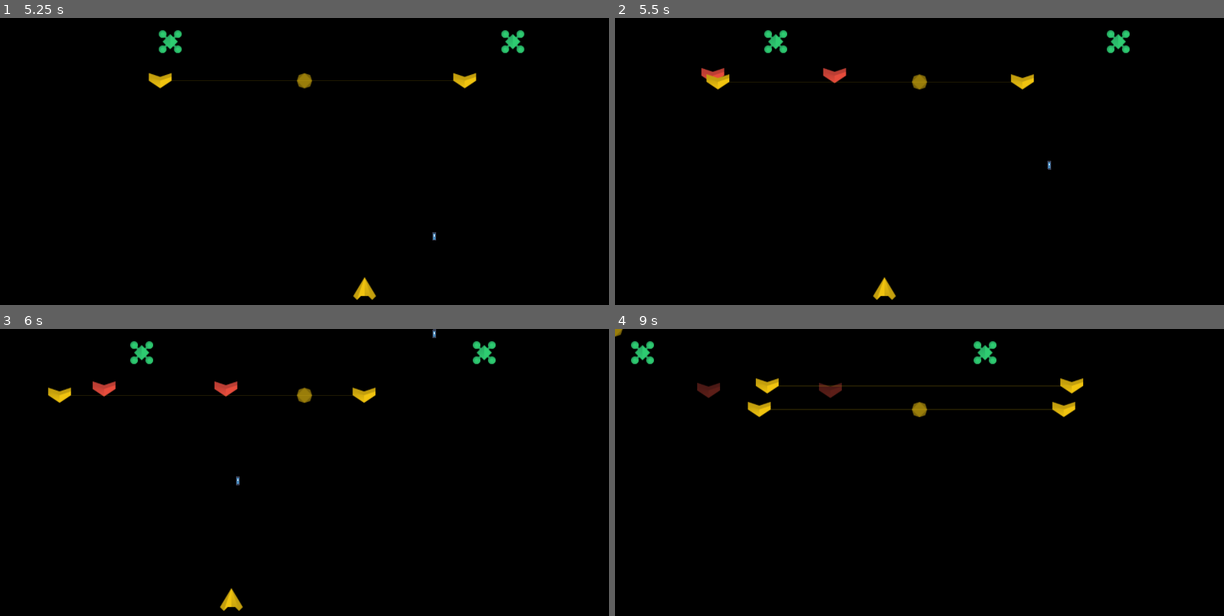
Above: before the commit, frames 1-4 (two rows, left to right).
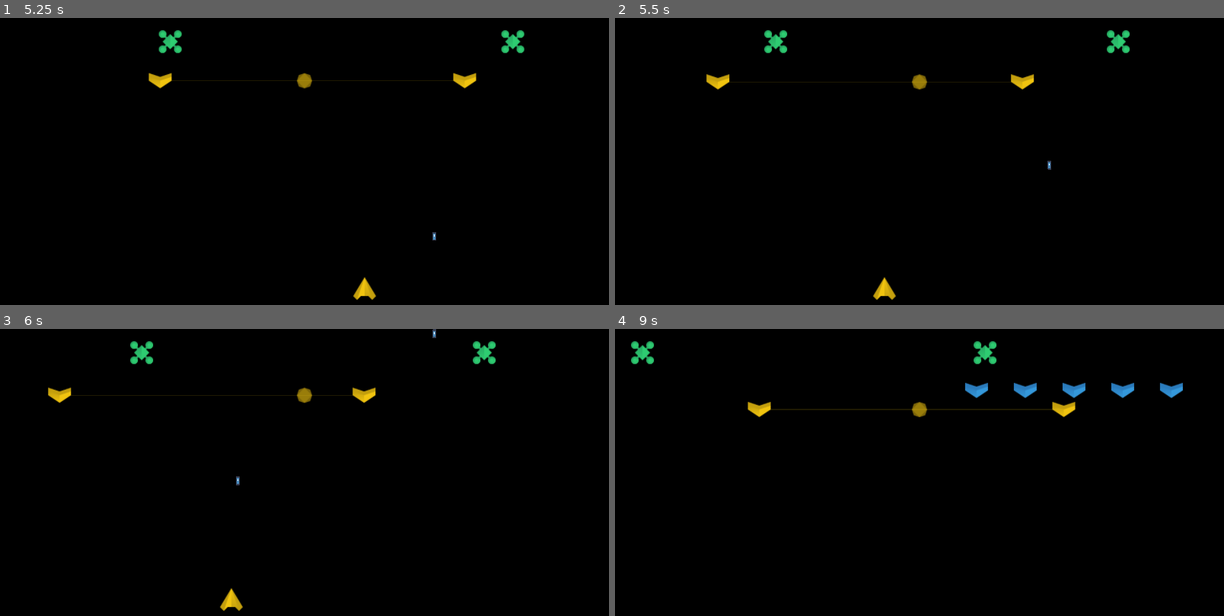
Above: after the commit, the same moments.

Repository: sacrificerXY/parallel-invaders
Game: Godot game, scene res://World.tscn
Same seed, same stepped clock (60 frames per second), same inputs: the game is played once before the commit and once after it. The engine's default icon, where the game draws it, is replaced by a stand-in: a white triangle on a blue panel in a dark square.
Inputs:
- Up to frame 1 (5.25 s): hold D (move_right) 0.53-1.28 s; hold Space (fire) 0.53-1.28 s; hold A (move_left) 1.28-2.03 s; tap Space (fire) at 1.35, 2.85, 4.35 s; hold Space (fire) 2.03-2.78 s; hold D (move_right) 2.03-3.53 s; hold Space (fire) 3.53-4.28 s; hold A (move_left) from 3.53 s (still down); hold Space (fire) from 5.03 s (still down)
- Up to frame 2 (5.5 s): keep holding A (move_left); keep holding Space (fire)
- Up to frame 3 (6 s): release A (move_left) at 5.78 s; release Space (fire) at 5.78 s; hold D (move_right) from 5.78 s (still down); tap Space (fire) at 5.85 s
- Up to frame 4 (9 s): hold Space (fire) 6.53-7.28 s; tap Space (fire) at 7.35, 8.85 s; release D (move_right) at 8.03 s; hold Space (fire) 8.03-8.78 s; hold A (move_left) from 8.03 s (still down)

Frame 1 is identical in both runs. In frame 2, 0.2% of the frame differs, in the area x 14-38%, y 17-23%; in frame 3, 0.3%; in frame 4, 1.4%, in the area x 0-94%, y 0-25%.

Commit message:
fix timer

Diff:
--- a/World.gd
+++ b/World.gd
@@ -11,8 +11,8 @@
 var past_focus: int = 0
 
 var spawn_cooldown: float = 4
-var left_spawn_timer: float = 0.0
-var right_spawn_timer: float = 0.0
+var spawn_timer: float = 0.0
+
 
 func _ready():
 	adjust_bouncer(find_node('LeftBouncer'), 0.0)
@@ -51,23 +51,19 @@
 
 func _physics_process(delta):
 	check_world_focus()
-	if past_focus == FOCUS_LEFTY or past_focus == FOCUS_BOTH:
-		if left_spawn_timer > 0:
-			left_spawn_timer -= delta
+	if spawn_timer > 0:
+		spawn_timer -= delta
+	else:
+		spawn_timer += spawn_cooldown
+		if randf() < 0.8:
+			if past_focus == FOCUS_LEFTY or past_focus == FOCUS_BOTH:
+				spawn_ships(randi() % 5 + 1, 0, 'lefty')
+			elif past_focus == FOCUS_RIGHTY or past_focus == FOCUS_BOTH:
+				spawn_ships(randi() % 5 + 1, 0.5, 'righty')
+			else: assert(false)
 		else:
-			left_spawn_timer += spawn_cooldown
-			spawn_ships(randi() % 5 + 1, 0, 'lefty')
-
-	# change for temporal center
-	elif past_focus == FOCUS_RIGHTY or past_focus == FOCUS_BOTH:
-		if right_spawn_timer > 0:
-			right_spawn_timer -= delta
-		else:
-			right_spawn_timer += spawn_cooldown
-#			spawn_ships(randi() % 5 + 1, 0.5, 'righty')
 			spawn_linked_ships()
 
-	else: assert(false)
 
 
 func spawn_ships(count: int, start_pos: float, focus: String = ''):
